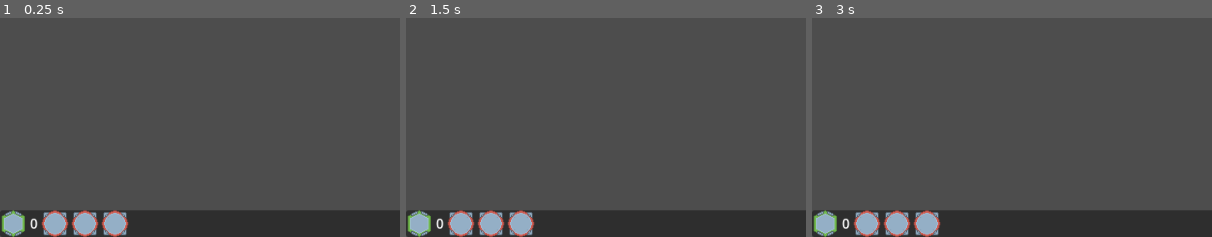
Above: before the commit, frames 1-3 (left to right).
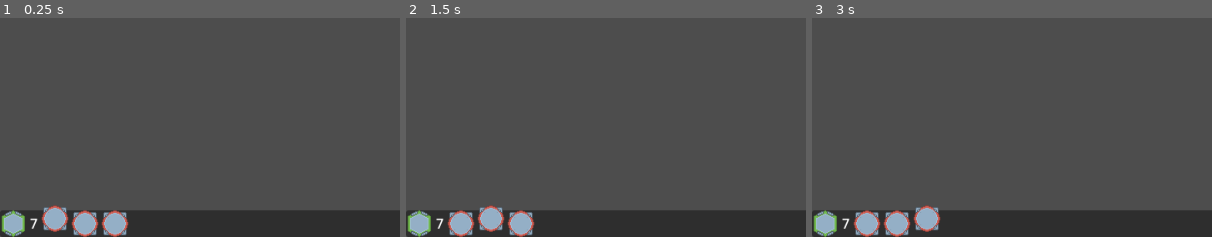
Above: after the commit, the same moments.

Repository: 00Her0/risen
Game: Godot game, scene res://main.tscn
Same seed, same stepped clock (60 frames per second), same inputs: the game is played once before the commit and once after it.
Inputs (mouse positions are % of the whole screen's width and height, from its top left):
- Up to frame 1 (0.25 s): no input
- Up to frame 2 (1.5 s): click (11, 97) at 0.5 s; click (2, 97) at 1.25 s
- Up to frame 3 (3 s): click (7, 97) at 2 s; click (14, 97) at 2.75 s
The pictures show only the part of the screen within x 0-50%, y 50-100%; the shares and areas given below are measured in that part.

The runs differ from the first frame. In frame 1, 0.6% of the frame differs, in the area x 7-18%, y 85-100%; in frame 2, 0.6%; in frame 3, 0.6%.

Commit message:
progress towards raise spell

Diff:
--- a/Scripts/Enemies.gd
+++ b/Scripts/Enemies.gd
@@ -2,16 +2,17 @@
 
 @onready var e = preload("res://Scenes/enemy.tscn")
 @onready var waves = [ # I made it this way so we can add different types of enemies leter more easily
-	[[e]],
-	[[e,e]],
-	[[e,e],[e,e]]
+	[[e],[e,e,e],[e,e,e]], # this is one wave
+	[[e,e]], # e means one enemy, so this wave has two enemies that spawn at the same
+	[[e,e],[e,e]] # this wave has two groups, one spawns then five seconds later the other spawns
+	# josh if that doesnt make sense just @ me on discord :)
 ]
 @onready var enemies_alive = 0
 @onready var current_wave = 0
 @onready var rng = RandomNumberGenerator.new()
 
 func wave(num):
-	if num > 2:
+	if num > 2: # since theres only 2 waves rn this cuts it after 2
 		return
 	enemies_alive = 0
 	for i in waves[num]:
@@ -23,7 +24,7 @@
 			enemy.i_died.connect(enemy_died)
 			add_child(enemy)
 			enemy = null
-		await(get_tree().create_timer(1).timeout)
+		await(get_tree().create_timer(5).timeout)
 
 func enemy_died(_enemy):
 	enemies_alive -= 1
--- a/Scripts/Enemy.gd
+++ b/Scripts/Enemy.gd
@@ -11,6 +11,7 @@
 @onready var undead_targetting = $"Undead_targeting system"
 @onready var hp_bar = $"Hp bar"
 @onready var explosion = preload("res://Scenes/explosion.tscn")
+@onready var target = "none"
 var state
 signal i_died(enemy_node)
 var temp_attack_power
@@ -24,8 +25,8 @@
 	hp_bar.value = health
 	if position.x < 960:
 		position.x += speed * delta
-	if Input.is_action_just_pressed("ui_accept"):
-		speed = 0
+	if state == "risen":
+		risen_loop(delta)
 
 
 
@@ -69,9 +70,11 @@
 #Risen state code here
 func raise():
 	state = "risen"
-	undead_targetting.disabled = false
+	undead_targetting.get_node("Undead collider").disabled = false
 	# Code here for recovering stats from before death
-
+	hp_bar.visible = true
+	anim.play("Walk")
+	attack_power = temp_attack_power
 
 	# slow speed going up, they will target the nearest enemy until they die or the
 	# life timer ends
@@ -81,11 +84,16 @@
 func find_target():
 	var target_list = []
 	var possible_target_list = undead_targetting.get_overlapping_areas()
-	for target in possible_target_list:
-		if "enemy" in target.name:
-			target_list.append(target)
-
-
+	for i in possible_target_list:
+		if i.is_in_group("enemy"):
+			target_list.append(i)
+	for i in target_list:
+		if target is String:
+			target = i
+		else:
+			if i.position.distance_to(self.position) <= target.position.distance_to(self.position):
+				target = i
+	return target
 
 func explode(): #spawn an explosion (then get rid of my body)
 	var temp = explosion.instantiate()
@@ -96,3 +104,16 @@
 func _on_button_pressed(): # if i'm dead tell spellhandler to do stuff
 	if state == "dead":
 		Spellhandler.target(self) # tells spellhandler who i am
+
+func risen_loop(delta):
+	if target is String: # if we dont have a target get one
+		find_target()
+	else:
+		if target.position.x > self.position.x: # move toward target sorry for the bad code
+			position.x += 20 * delta
+		else:
+			position.x += -20 * delta
+		if target.position.y > self.position.y:
+			position.y += 20 * delta
+		else:
+			position.y += -20 * delta
--- a/Scripts/currency.gd
+++ b/Scripts/currency.gd
@@ -1,6 +1,6 @@
 extends Node
 
-var souls := 0
+var souls := 7 # CHANGED FOR TESTING
 var soul_list = []
 
 func add_soul(amount):
--- a/Scripts/spellhandler.gd
+++ b/Scripts/spellhandler.gd
@@ -1,8 +1,9 @@
 extends Node
 
-var current_spell = ""
+var current_spell = "steal"
 var explode_cooldown = false # is explode spell on cooldown
 var steal_cooldown = false # same for steal spell
+var raise_cooldown = false
 var mouse_pos
 # Called when the node enters the scene tree for the first time.
 func _ready():
@@ -19,10 +20,19 @@
 	pass
 
 func target(enemy):
-	if current_spell == "explode" and not explode_cooldown and Currency.use_soul(5):
-		explode_cooldown = true
-		enemy.explode()
+	if current_spell == "explode" and not explode_cooldown:
+		if Currency.use_soul(5):
+			explode_cooldown = true
+			enemy.explode()
+		else:
+			pass # not enough souls popup would be nice
 	elif current_spell == "steal" and not steal_cooldown:
 		steal_cooldown = true
 		Currency.add_soul(1)
 		enemy.queue_free() # get rid of the evidence >:)
+	elif current_spell == "raise" and not raise_cooldown:
+		if Currency.use_soul(7):
+			raise_cooldown = true
+			enemy.raise()
+		else:
+			pass # not enough $ popup
--- a/UI/UI.gd
+++ b/UI/UI.gd
@@ -20,11 +20,12 @@
 	soul_steal_shade.value = soul_steal_cooldown.time_left
 	raise_shade.value = raise_cooldown.time_left
 	explode_shade.value = explode_cooldown.time_left
-	# check of we need to start cooldown timers
+	# check if we need to start cooldown timers
 	if Spellhandler.explode_cooldown and explode_cooldown.is_stopped():
 		explode_cooldown.start()
 	if Spellhandler.steal_cooldown and soul_steal_cooldown.is_stopped():
 		soul_steal_cooldown.start()
+	spell_cursor()
 
 func _on_soulstealbutton_pressed():
 	Spellhandler.current_spell = "steal"
@@ -33,11 +34,22 @@
 	Spellhandler.steal_cooldown = false # reset cooldown
 
 func _on_raisebutton_pressed():
-	pass # Replace with function body.
+	Spellhandler.current_spell = "raise"
 
 func _on_explodebutton_pressed():
 	Spellhandler.current_spell = "explode"
 
-
 func _on_explode_cooldown_timeout():
 	Spellhandler.explode_cooldown = false # reset cooldown
+
+func spell_cursor(): # this code is a little messy but i don't really know how else to do it
+	$Spellpanel/Infohbox/Soulstealbutton.position.y = 0
+	$Spellpanel/Infohbox/Raisebutton.position.y = 0
+	$Spellpanel/Infohbox/Explodebutton.position.y = 0
+	match Spellhandler.current_spell:
+		"steal":
+			$Spellpanel/Infohbox/Soulstealbutton.position.y = -6
+		"raise":
+			$Spellpanel/Infohbox/Raisebutton.position.y = -6
+		"explode":
+			$Spellpanel/Infohbox/Explodebutton.position.y = -6
--- a/main.tscn
+++ b/main.tscn
@@ -12,6 +12,7 @@
 
 [node name="spawn_cooldown" type="Timer" parent="Enemies"]
 wait_time = 5.0
+one_shot = true
 
 [node name="Walls" parent="." instance=ExtResource("2_8wgpb")]
 
